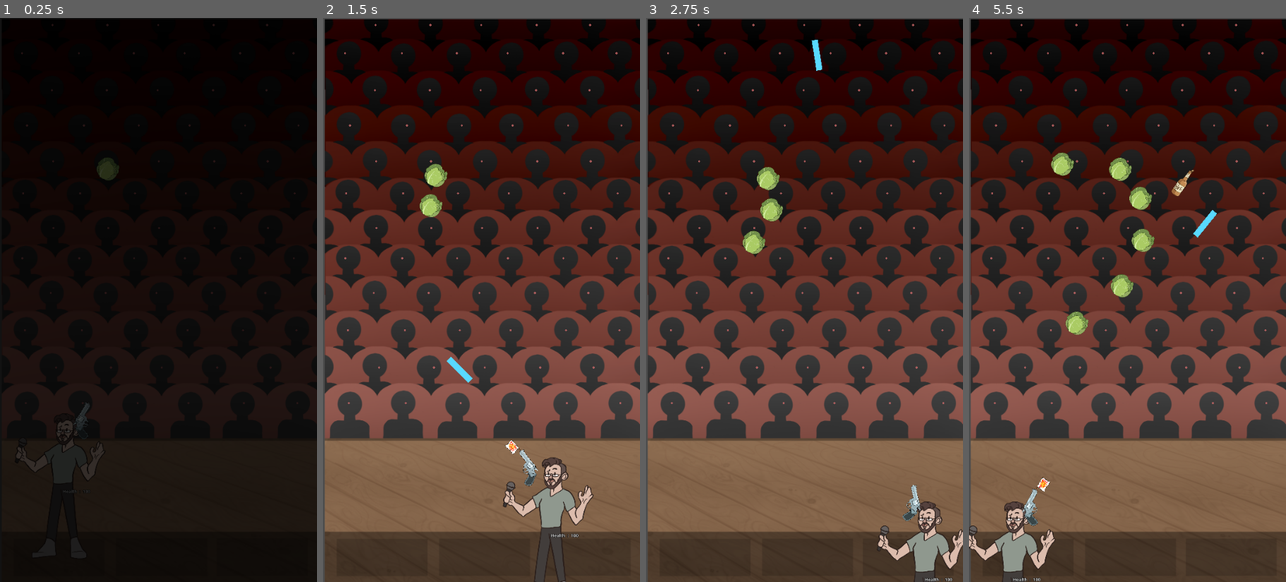
Above: before the commit, frames 1-4 (left to right).
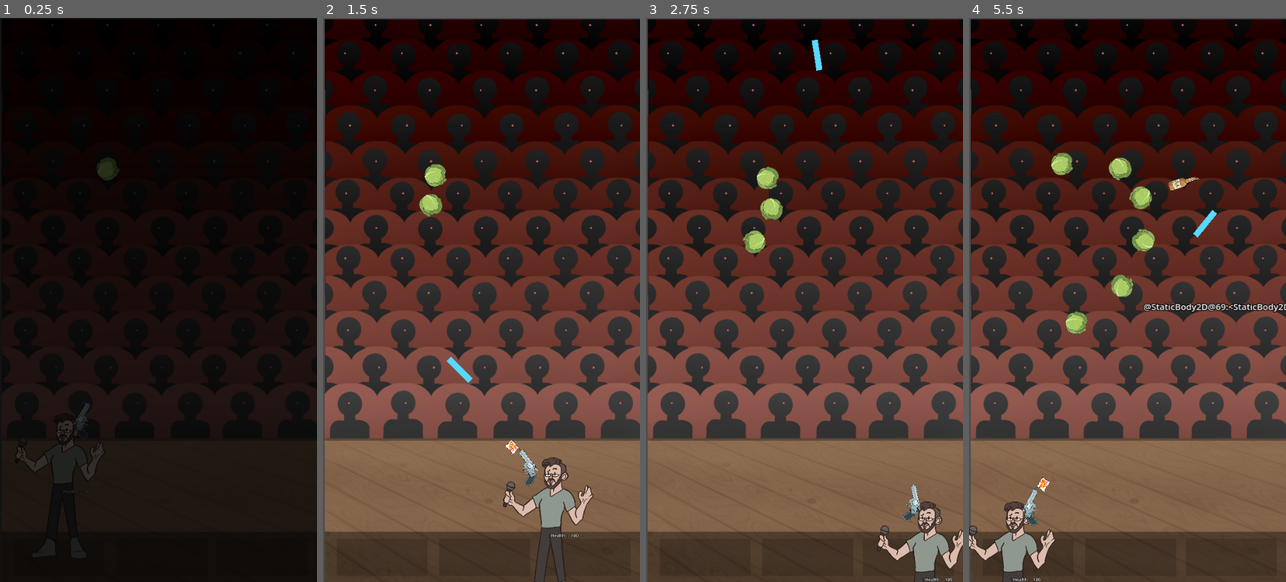
Above: after the commit, the same moments.

Repository: danmiltenberger/GlobalGameJam
Game: Godot game, scene res://LevelControl/root.tscn
Same seed, same stepped clock (60 frames per second), same inputs: the game is played once before the commit and once after it.
Inputs (mouse positions are in pixels of both pictures, inside the frame that each line leads up to):
- Up to frame 1 (0.25 s): no input
- Up to frame 2 (1.5 s): move the mouse to (551, 271) at 0.52 s; hold Right (ui_right) 0.53-1.28 s; click (551, 271) at 0.6 s; move the mouse to (418, 328) at 1.27 s; hold Down (ui_down) from 1.28 s (still down); click (418, 328) at 1.35 s
- Up to frame 3 (2.75 s): move the mouse to (836, 175) at 2.02 s; release Down (ui_down) at 2.03 s; hold Right (ui_right) from 2.03 s (still down); click (836, 175) at 2.1 s
- Up to frame 4 (5.5 s): move the mouse to (1111, 412) at 2.77 s; release Right (ui_right) at 2.78 s; hold Up (ui_up) 2.78-3.53 s; click (1111, 412) at 2.85 s; move the mouse to (1222, 384) at 3.52 s; hold Left (ui_left) 3.53-5.03 s; click (1222, 384) at 3.6 s; move the mouse to (1032, 215) at 4.27 s; click (1032, 215) at 4.35 s; move the mouse to (1143, 300) at 5.02 s; hold Down (ui_down) from 5.03 s (still down); click (1143, 300) at 5.1 s

The runs differ from the first frame. In frame 1, less than 0.1% of the frame differs, in the area x 30-38%, y 25-29%; in frame 2, 0.2%; in frame 3, 0.4%; in frame 4, 1.4%, in the area x 25-100%, y 23-57%.

Commit message:
proper bullet / cabbage collision

Diff:
--- /dev/null
+++ b/Cursor.gd
@@ -0,0 +1,10 @@
+extends Node2D
+
+@onready var area_tracker: AreaTrackerComponent = $AreaTrackerComponent
+@onready var inspect_component: InspectComponent = $InspectComponent
+
+
+
+func _process(delta: float) -> void:
+	position = get_global_mouse_position()
+	inspect_component.display(area_tracker.tracked_bodies_list)
--- a/Custom Components/HurtboxHealthComponent.gd
+++ b/Custom Components/HurtboxHealthComponent.gd
@@ -17,8 +17,6 @@
 
 @onready var parent = $".".get_parent()
 
-# set the flash red shader to the sprite
-
 func _ready():
 	current_health = max_health
 
@@ -28,8 +26,6 @@
 		is_dead()
 
 func hit(atk: int):
-	#print("hit!")
-	flash_red()
 	current_health -= atk
 	print("took damage: ", atk)
 
@@ -37,33 +33,5 @@
 	if (gets_killed) and (current_health <= 0):
 		is_dead()
 
-
-
-
 func is_dead():
-	print("entity should be dead?")
-	died.emit()
-	print("emitted 'died' signal")
 	parent.queue_free()
-
-func flash_red():
-	print("flash red")
-
-	# TODO - fix this so it actually works
-	#var time_between_flashes = 0.3
-	#var flash_duration = 0.1
-	#var num_of_flashes: int = 1
-	#
-	##TODO this probably isn't very efficient
-	#print("sprite: ", sprite)
-	#sprite.material.shader = flash_red_shader
-	#
-	#for i in num_of_flashes:
-		##print("flashing red")
-		#sprite.material.set_shader_parameter("active", true)
-		#await get_tree().create_timer(flash_duration).timeout
-#
-		##print("returning to original color")
-		#sprite.material.set_shader_parameter("active", false)
-		#
-		#await get_tree().create_timer(time_between_flashes).timeout
--- /dev/null
+++ b/Custom Components/cursor.tscn
@@ -0,0 +1,25 @@
+[gd_scene load_steps=5 format=3 uid="uid://bvfab7k7sikh"]
+
+[ext_resource type="Script" path="res://Cursor.gd" id="1_c4ct4"]
+[ext_resource type="Script" path="res://Custom Components/AreaTrackerComponent.gd" id="2_jen0x"]
+[ext_resource type="Script" path="res://Custom Components/inspect_component.gd" id="3_x5oas"]
+
+[sub_resource type="CircleShape2D" id="CircleShape2D_j5mjd"]
+radius = 60.6712
+
+[node name="Cursor" type="Node2D"]
+script = ExtResource("1_c4ct4")
+
+[node name="AreaTrackerComponent" type="Node2D" parent="." node_paths=PackedStringArray("tracked_area")]
+script = ExtResource("2_jen0x")
+tracked_area = NodePath("Area2D")
+
+[node name="Area2D" type="Area2D" parent="AreaTrackerComponent"]
+
+[node name="CollisionShape2D" type="CollisionShape2D" parent="AreaTrackerComponent/Area2D"]
+shape = SubResource("CircleShape2D_j5mjd")
+
+[node name="InspectComponent" type="VBoxContainer" parent="."]
+offset_right = 40.0
+offset_bottom = 40.0
+script = ExtResource("3_x5oas")
--- a/Heckler.gd
+++ b/Heckler.gd
@@ -40,7 +40,7 @@
 	# send one projectile after another in a vertical line going down the screen
 	var projectile: Node2D
 	for i in range(number):
-		print_debug("sent projectile!", projectile)
+		#print_debug("sent projectile!", projectile)
 		projectile = proj.instantiate()
 		add_child(projectile)
 		projectile.global_position = global_position
--- a/HecklerHandler.gd
+++ b/HecklerHandler.gd
@@ -14,7 +14,7 @@
 func get_heckler(row: int, col: int) -> Heckler:
 	var path: String = "Row"+str(row) +"/Heckler"+str(col)
 	var heckler: Heckler = get_node(path)
-	print_debug(path)
+	#print_debug(path)
 	return heckler
 
 
@@ -28,5 +28,4 @@
 	var dispatch_interval_sec: float = dict["dispatch_interval_sec"]
 	var heckler = get_heckler(row, col)
 	heckler.send_projectiles(pattern, number, type, spacing_sec)
-	print_debug("")
 	return dispatch_interval_sec
--- a/LevelControl/level.tscn
+++ b/LevelControl/level.tscn
@@ -1,9 +1,10 @@
-[gd_scene load_steps=5 format=3 uid="uid://ckxqttk5emo1g"]
+[gd_scene load_steps=6 format=3 uid="uid://ckxqttk5emo1g"]
 
 [ext_resource type="Script" path="res://Levels/Level.gd" id="1_hyn5u"]
 [ext_resource type="Texture2D" uid="uid://dd7rpi7isq4c6" path="res://Graphics/stage_empty_v1.png" id="2_so7so"]
 [ext_resource type="PackedScene" uid="uid://4jg1cfimm6ej" path="res://Player/player.tscn" id="3_w8w0m"]
 [ext_resource type="PackedScene" uid="uid://cxh6pfj8joxx6" path="res://LevelControl/heckler_handler.tscn" id="4_x8qmw"]
+[ext_resource type="PackedScene" uid="uid://bvfab7k7sikh" path="res://Custom Components/cursor.tscn" id="5_8yygk"]
 
 [node name="Level" type="Node2D"]
 script = ExtResource("1_hyn5u")
@@ -21,3 +22,5 @@
 scale = Vector2(0.5, 0.5)
 
 [node name="HecklerHandler" parent="." instance=ExtResource("4_x8qmw")]
+
+[node name="Cursor" parent="." instance=ExtResource("5_8yygk")]
--- a/Player/player.tscn
+++ b/Player/player.tscn
@@ -10,6 +10,8 @@
 height = 422.0
 
 [node name="Player" type="CharacterBody2D"]
+collision_layer = 3
+collision_mask = 3
 script = ExtResource("1_dt1rp")
 stage_left = 150
 stage_right = 950
--- a/Projectiles/Projectile.gd
+++ b/Projectiles/Projectile.gd
@@ -7,7 +7,8 @@
 @export var damage: int = 10
 @export var health: int = 100
 
-@onready var AOE_tracker: AreaTrackerComponent = $AreaOfEffectTracker
+@onready var collision_area: AreaTrackerComponent = $CollisionArea
+
 var direction: Vector2 = Vector2.DOWN
 
 func hit(atk: int):
@@ -15,13 +16,14 @@
 
 func _process(delta: float) -> void:
 	move_down_screen(delta)
-	for body in AOE_tracker.tracked_bodies_list:
-		if body is Player:
+	for body in collision_area.tracked_bodies_list:
+		if body is Player:		# if it hits the player
 		#	print_debug("projectile collision!")
 			body.take_damage(damage)
 			destroy()
-		#elif body is PlayerProjectile:
-			#destroy()
+		elif body is Word:		# if it hits a player's words
+			body.queue_free()	#TODO - do we like this behavior?
+			destroy()
 
 func move_down_screen(delta):
 	position += speed * direction.normalized() * delta
--- a/Projectiles/projectile.tscn
+++ b/Projectiles/projectile.tscn
@@ -1,9 +1,10 @@
-[gd_scene load_steps=7 format=3 uid="uid://c7gcuvs68u04l"]
+[gd_scene load_steps=8 format=3 uid="uid://c7gcuvs68u04l"]
 
 [ext_resource type="Script" path="res://Projectiles/Projectile.gd" id="1_ywo5n"]
 [ext_resource type="Texture2D" uid="uid://bu7271sqa2cou" path="res://Graphics/cabbage.png" id="2_26mdl"]
 [ext_resource type="Script" path="res://Custom Components/AreaTrackerComponent.gd" id="3_gkr1v"]
 [ext_resource type="PackedScene" uid="uid://b4n187f86jht8" path="res://Custom Components/HurtboxHealthComponent.tscn" id="4_tfxlr"]
+[ext_resource type="Script" path="res://Custom Components/Rotator.gd" id="5_b51sx"]
 
 [sub_resource type="CircleShape2D" id="CircleShape2D_c4os4"]
 radius = 402.001
@@ -11,27 +12,28 @@
 [sub_resource type="CircleShape2D" id="CircleShape2D_3veu2"]
 radius = 388.104
 
-[node name="Projectile" type="Node2D"]
+[node name="Projectile" type="StaticBody2D"]
 script = ExtResource("1_ywo5n")
+
+[node name="CollisionShape2D" type="CollisionShape2D" parent="."]
+shape = SubResource("CircleShape2D_c4os4")
 
 [node name="Sprite2D" type="Sprite2D" parent="."]
 texture = ExtResource("2_26mdl")
 region_rect = Rect2(0, 512, 64, 64)
 
-[node name="AreaOfEffectTracker" type="Node2D" parent="." node_paths=PackedStringArray("tracked_area")]
-script = ExtResource("3_gkr1v")
-tracked_area = NodePath("Area2D")
-
-[node name="Area2D" type="Area2D" parent="AreaOfEffectTracker"]
-
-[node name="CollisionShape2D" type="CollisionShape2D" parent="AreaOfEffectTracker/Area2D"]
-shape = SubResource("CircleShape2D_c4os4")
-
 [node name="HurtboxHealthComponent" parent="." node_paths=PackedStringArray("hurt_box", "sprite") instance=ExtResource("4_tfxlr")]
-hurt_box = NodePath("Area2D")
+hurt_box = NodePath("Hurtbox")
 sprite = NodePath("../Sprite2D")
 
-[node name="Area2D" type="Area2D" parent="HurtboxHealthComponent"]
+[node name="Hurtbox" type="Area2D" parent="HurtboxHealthComponent"]
 
-[node name="CollisionShape2D" type="CollisionShape2D" parent="HurtboxHealthComponent/Area2D"]
+[node name="HurtboxShape" type="CollisionShape2D" parent="HurtboxHealthComponent/Hurtbox"]
 shape = SubResource("CircleShape2D_3veu2")
+
+[node name="CollisionArea" type="Node2D" parent="." node_paths=PackedStringArray("tracked_area")]
+script = ExtResource("3_gkr1v")
+tracked_area = NodePath("../HurtboxHealthComponent/Hurtbox")
+
+[node name="Rotator" type="Node" parent="."]
+script = ExtResource("5_b51sx")
--- a/Weapons/bullet_1.gd
+++ b/Weapons/bullet_1.gd
@@ -1,9 +1,10 @@
 extends Node2D
-
+class_name Word
 @export var speed := 2.0
+@export var damage: int = 20
 
 @onready var auto_free_timer := Timer.new()
-
+@onready var collision_area: Area2D = $CollisionArea
 
 # Called when the node enters the scene tree for the first time.
 func _ready():
@@ -15,3 +16,7 @@
 func _process(delta):
 	var dir := Vector2(cos(rotation), sin(rotation))
 	position += dir * speed * delta
+
+func collide(body: Node2D):
+	if "hit" in body:
+		body.hit(damage)
--- a/Weapons/bullet_1.tscn
+++ b/Weapons/bullet_1.tscn
@@ -1,14 +1,22 @@
-[gd_scene load_steps=3 format=3 uid="uid://dlukjfs2piam1"]
+[gd_scene load_steps=4 format=3 uid="uid://cm8d3so7vqlri"]
 
 [ext_resource type="Texture2D" uid="uid://chd8ip4t380c8" path="res://Graphics/Square.png" id="1_hsthd"]
 [ext_resource type="Script" path="res://Weapons/bullet_1.gd" id="1_xuetb"]
 
-[node name="Bullet1" type="Node2D"]
+[sub_resource type="RectangleShape2D" id="RectangleShape2D_06itj"]
+size = Vector2(338.227, 71.1481)
+
+[node name="Bullet1" type="StaticBody2D"]
 modulate = Color(0.345098, 0.85098, 1, 1)
 position = Vector2(33, 0)
 scale = Vector2(0.310442, 0.295159)
 script = ExtResource("1_xuetb")
 speed = 2400.0
+damage = 500
+
+[node name="CollisionShape2D" type="CollisionShape2D" parent="."]
+position = Vector2(-1.61061, -1.694)
+shape = SubResource("RectangleShape2D_06itj")
 
 [node name="Sprite2D" type="Sprite2D" parent="."]
 scale = Vector2(1.31416, 0.27112)
Not shown: 1 places in Weapons/gun_1.tscn that only renumber resources
